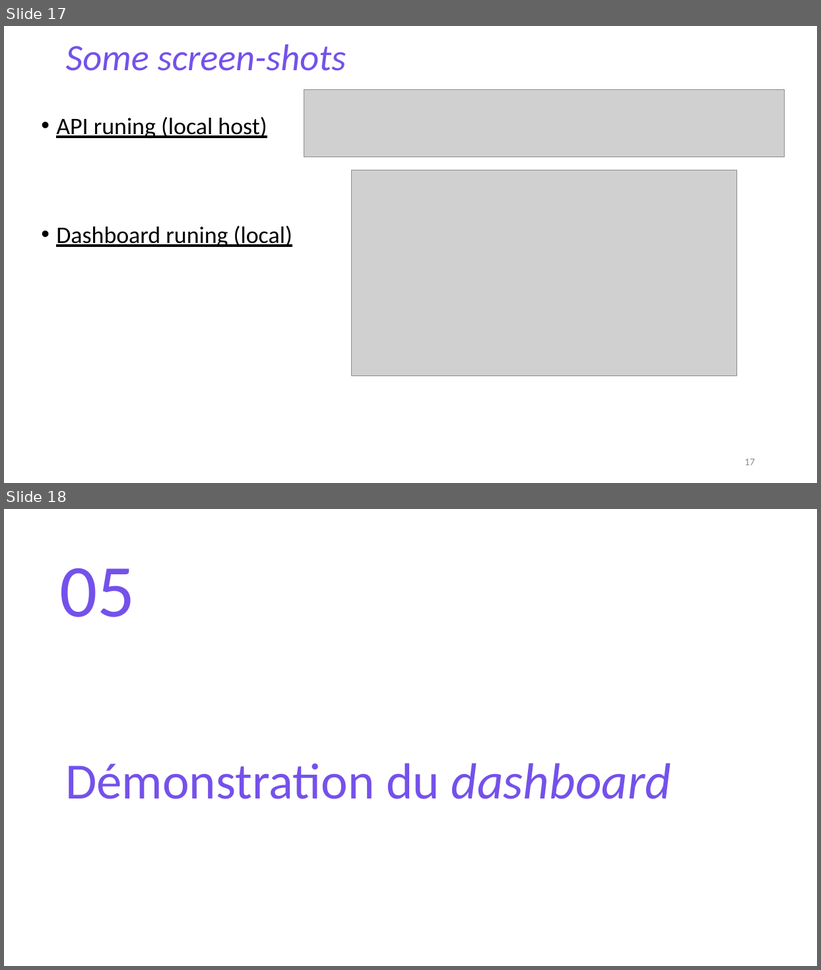
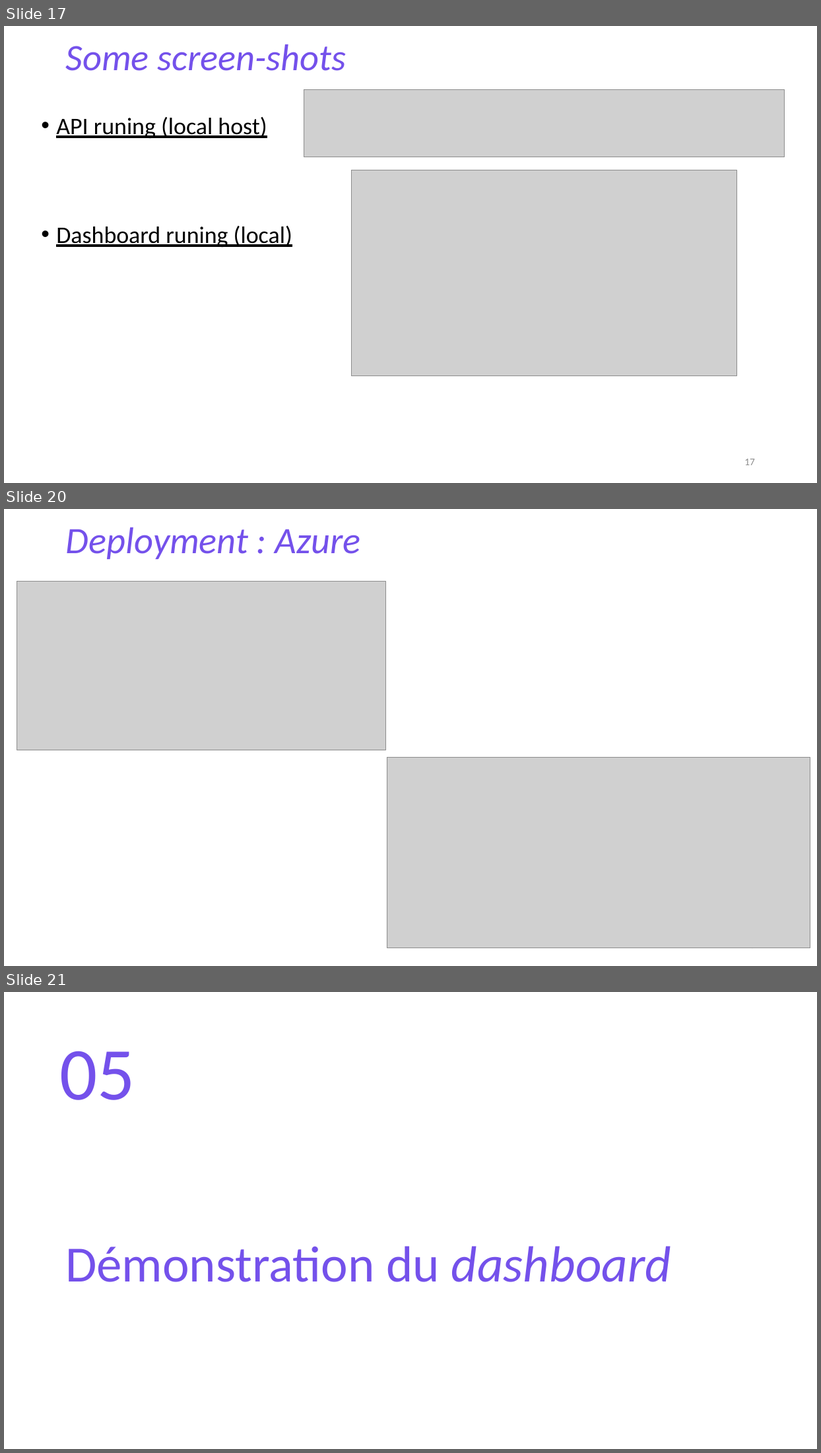
Before and after one commit to DDesou/Projet7_OCR, a slide deck: Desoubzdanne_Denis_4_presentation_112023.pptx. Shown one above the other, each under a label of ours: slides 17 and 18 before the commit, slides 17, 20 and 21 after it; the slides between them are not shown. The pictures are 821x970 and 821x1453 pixels, drawn with LibreOffice and Linux fonts; fonts in the diff are those of the drawing; grey boxes stand for pictures. Boxes give left, top, right and bottom in pixels: in the first picture for what was removed or moved away, otherwise in the second. Text is boxed around its words. In the diff, an @@ line names an element or a change of style, - is before the commit and + after.

Commit message:
231030_new dashboard for Azure

```diff
--- a/Desoubzdanne_Denis_4_presentation_112023.pptx
+++ b/Desoubzdanne_Denis_4_presentation_112023.pptx
@@ slide 20 added at box(4, 509, 817, 966), background #FFFFFF @@
@@ text added at box(66, 527, 361, 559), 44 pt, text #7451EB, italic @@
+Deployment : Azure
@@ picture added at box(17, 582, 386, 751) @@
@@ picture added at box(387, 758, 810, 949) @@
@@ page number added at box(745, 948, 755, 952), 12 pt, text #8C8C8C @@
+20
@@ what was slide 18 is now slide 21 @@
```
Also in this commit, not shown: 1 slide changed, 2 other slides added, 3 other files.
